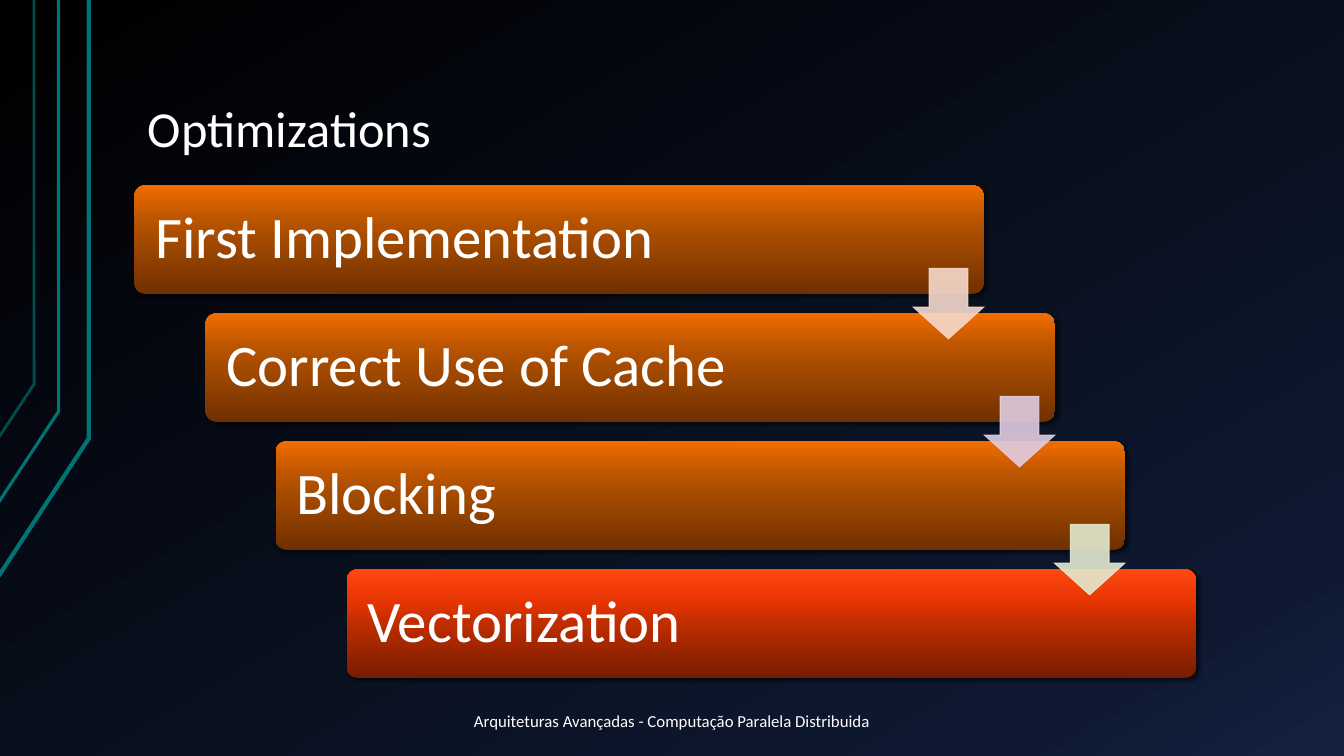
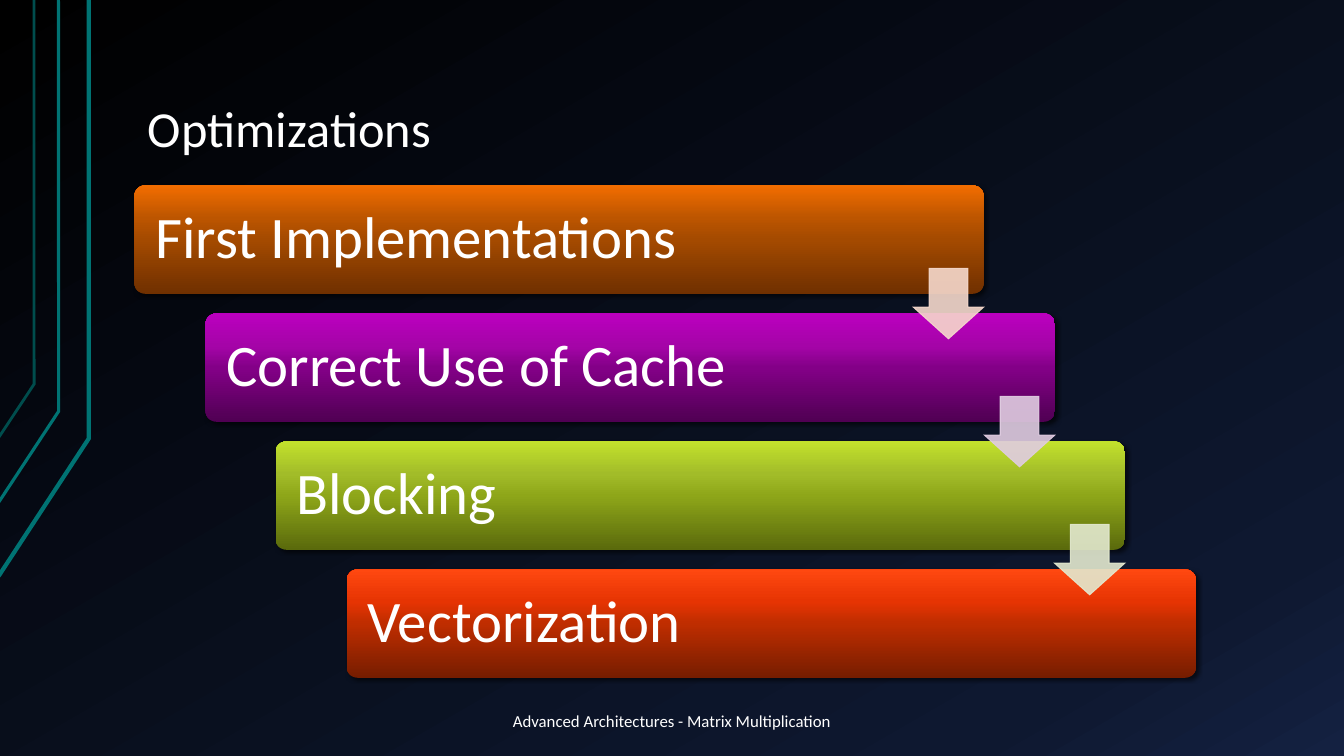
Before and after one commit to Frodo061/RegMatrix-Multiplication, a slide deck: slide 5 of AA_WorkAssignment_Pres.pptx (slide 6 before the commit). Drawn at 1344x756 pixels with LibreOffice and Linux fonts; fonts in the diff are those of the drawing. Boxes give left, top, right and bottom in pixels: in the first picture for what was removed or moved away, otherwise in the second. Text is boxed around its words. In the diff, an @@ line names an element or a change of style, - is before the commit and + after.

```diff
--- a/AA_WorkAssignment_Pres.pptx
+++ b/AA_WorkAssignment_Pres.pptx
@@ text at (155,217,676,273): text changed @@
-First Implementation
+First Implementations
@@ rounded rectangle at (206,314,1055,421): fill gradient #703000 to #A44A00 to #BC5500 to #F26D00 to gradient #520054 to #850088 to #A505A9 to #BC00C0 @@
@@ rounded rectangle at (275,442,1124,549): fill gradient #703000 to #A44A00 to #BC5500 to #F26D00 to gradient #5A6A0D to #8FA719 to #A3BC2A to #C4E32D @@
@@ text at (513,715,831,730): text changed @@
-Arquiteturas Avançadas - Computação Paralela Distribuida
+Advanced Architectures - Matrix Multiplication
```
Also in this commit, not shown: 7 other slides changed, 2 slides added, 2 slides removed.
